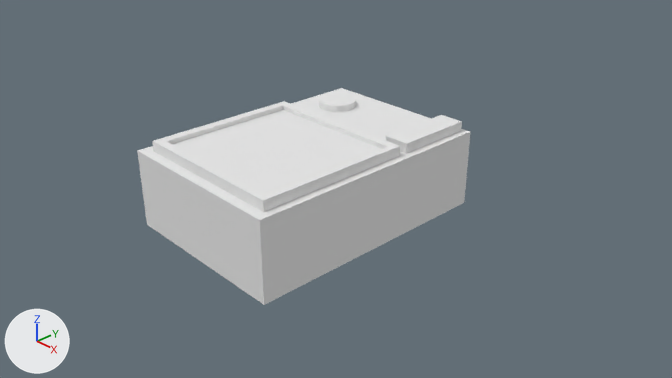
What one commit did to the Blender file assets/combinator.blend.
Before and after are seen from the file's camera 'Camera'. Lighting does not change. The marker at lower left points along +X, +Y and +Z.
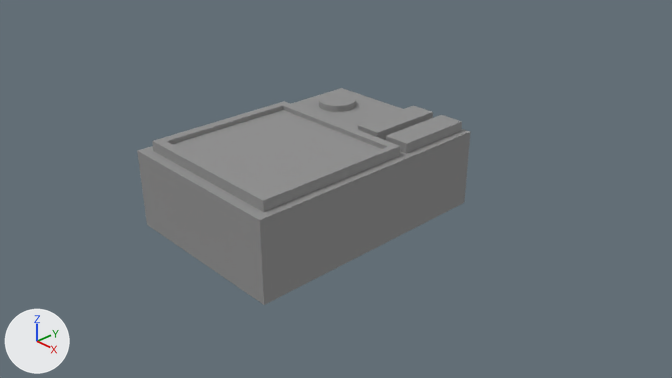
Boxes (x1, y1, x2, y2) around the edits, measured in the pictures (672 x 378 px):
'Cube', recoloured
    both: (137, 88, 470, 305)
'Cube.002', recoloured (white to grey)
    both: (152, 101, 400, 212)
'Cube.001', recoloured (white to grey)
    both: (386, 115, 462, 154)
'Cube.003', added
    after: (358, 106, 433, 140)
'Cylinder.001', recoloured (white to grey)
    both: (319, 94, 356, 112)

Patch to the scene script:
```diff
--- a/assets/combinator.blend.py
+++ b/assets/combinator.blend.py
@@ mat_mat @@
 mat_mat = diffuse_material('mat')
-mat_mat.base_color = (0.8, 0.8, 0.8)  # white #e7e7e7
+mat_mat.base_color = (0.296, 0.296, 0.296)  # grey #949494
@@ mat_mat_001 @@
+mat_mat_001 = diffuse_material('mat.001')
+mat_mat_001.base_color = (0.296, 0.296, 0.296)  # grey #949494
@@ mat_mat_002 @@
+mat_mat_002 = diffuse_material('mat.002')
+mat_mat_002.base_color = (0.296, 0.296, 0.296)  # grey #949494
@@ me_cube_000 @@
 me_cube_000.from_pydata(...)  # 8 vertices, 6 faces; spans x -1.0..1.0, y -1.47..1.0, z -1.0..1.0
-me_cube_000.materials.append(mat_mat)  # white #e7e7e7
+me_cube_000.materials.append(mat_mat_001)  # grey #949494
@@ me_cube_002 @@
+me_cube_002.from_pydata(...)  # a box spanning x -1.0..1.0, y -1.47..1.0, z -1.0..1.0
+me_cube_002.materials.append(mat_mat_002)  # grey #949494
@@ ob_cube_003 @@
+ob_cube_003 = bpy.data.objects.new('Cube.003', me_cube_002)
+ob_cube_003.location = (0.52, 1.42, 1.15)
+ob_cube_003.scale = (0.2, 0.5, 0.2)
```
